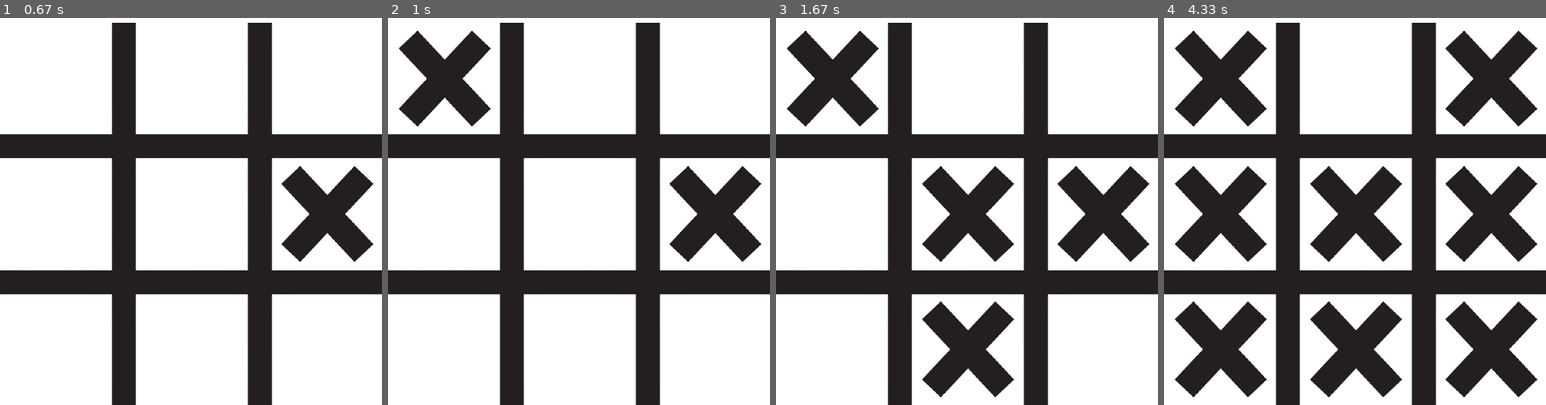
Above: before the commit, frames 1-4 (left to right).
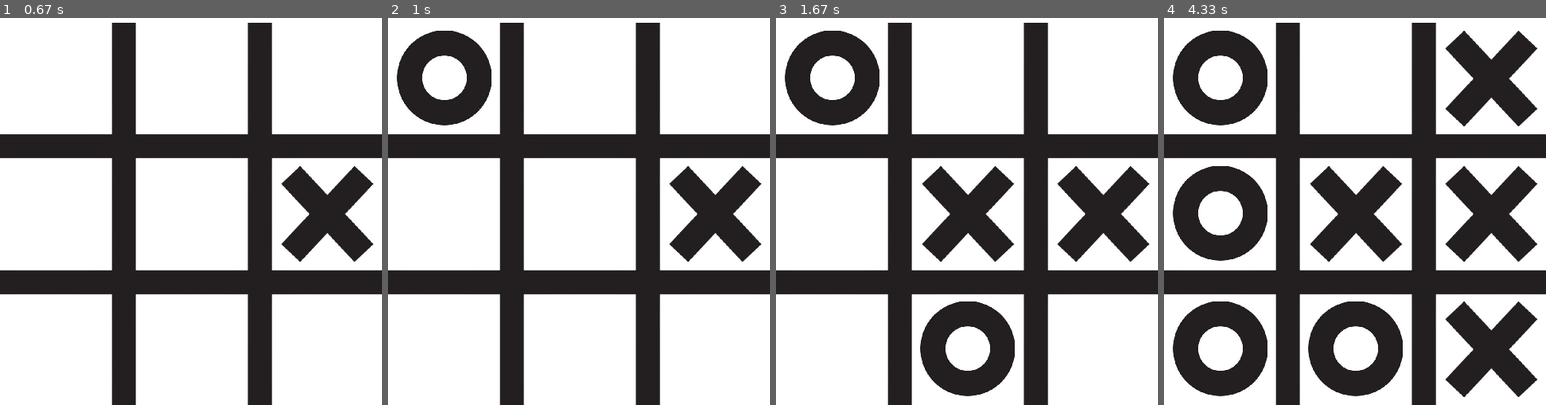
Above: after the commit, the same moments.

Repository: Vinayak2005917/Tic-tac-toe-Pygame
Game: pygame game, started from main.py
Same seed, same stepped clock (60 frames per second), same inputs: the game is played once before the commit and once after it.
Inputs (mouse positions are in pixels of both pictures, inside the frame that each line leads up to):
- Up to frame 1 (0.67 s): click (313, 168) at 0.38 s
- Up to frame 2 (1 s): click (460, 114) at 0.72 s
- Up to frame 3 (1.67 s): click (1012, 219) at 1.05 s; click (947, 296) at 1.38 s
- Up to frame 4 (4.33 s): click (1500, 350) at 1.72 s; click (1232, 226) at 2.55 s; press the mouse at (1232, 226) at 2.87 s; move the mouse to (1335, 149) at 2.97 s; release the mouse at (1439, 72) at 3.1 s; click (1240, 346) at 4.22 s

Frame 1 is identical in both runs. In frame 2, 3.5% of the frame differs, in the area x 2-28%, y 3-28%; in frame 3, 7.0%; in frame 4, 14%, in the area x 2-63%, y 3-98%.

Commit message:
added basic non overwrite logic and player turn logic

Diff:
--- a/main.py
+++ b/main.py
@@ -25,6 +25,7 @@
 ]
 
 board_state = [0,0,0,0,0,0,0,0,0]  # 0 for empty, 1 for Cross, 2 for Circle
+player_number = 1
 
 # Main loop
 running = True
@@ -68,13 +69,14 @@
 
     if row != -1 and col != -1:
         index = row * 3 + col
-        if mouse_data.button == 1:
-            board_state[index] = 1
-        elif mouse_data.button == 3:
-            board_state[index] = 2
-
-
-
+        if board_state[index] == 0:
+            board_state[index] = player_number
+            if board_state.count(1) > board_state.count(2):
+                player_number = 2
+            elif board_state.count(2) > board_state.count(1):
+                player_number = 1
+            elif board_state.count(1) == board_state.count(2):
+                player_number = 1
 
 
     pygame.display.update()
